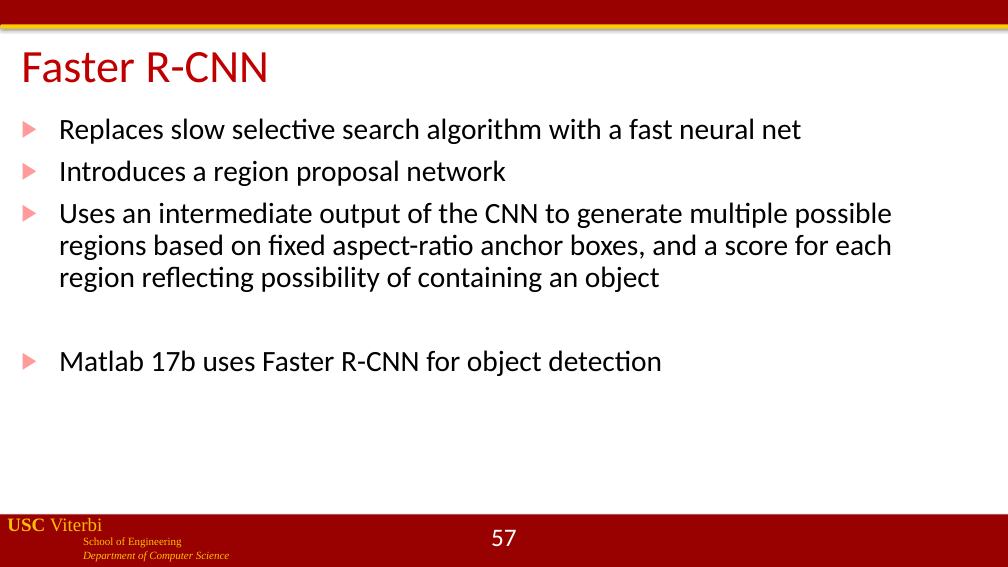
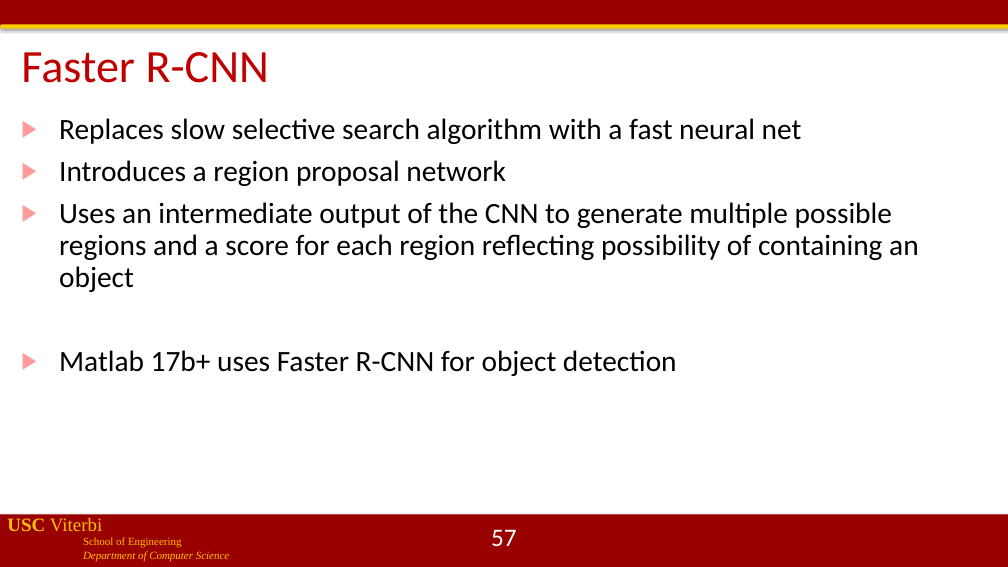
Before and after one commit to jdeshmukh/jdeshmukh.github.io, a slide deck: slide 57 of teaching/cs513slides/lecture11-SensingPerception.pptx. Drawn at 1008x567 pixels with LibreOffice and Linux fonts; fonts in the diff are those of the drawing; background and template pictures are left out. Boxes give left, top, right and bottom in pixels: in the first picture for what was removed or moved away, otherwise in the second. Text is boxed around its words. In the diff, an @@ line names an element or a change of style, - is before the commit and + after.

```diff
--- a/teaching/cs513slides/lecture11-SensingPerception.pptx
+++ b/teaching/cs513slides/lecture11-SensingPerception.pptx
@@ text at (59,202,919,376): text changed @@
-▶ Uses an intermediate output of the CNN to generate multiple possible regions based on fixed aspect-ratio anchor boxes, and a score for each region reflecting possibility of containing an object
-▶ Matlab 17b uses Faster R-CNN for object detection
+▶ Uses an intermediate output of the CNN to generate multiple possible regions and a score for each region reflecting possibility of containing an object
+▶ Matlab 17b+ uses Faster R-CNN for object detection
```
Also in this commit, not shown: 3 other slides changed, 1 other file.
